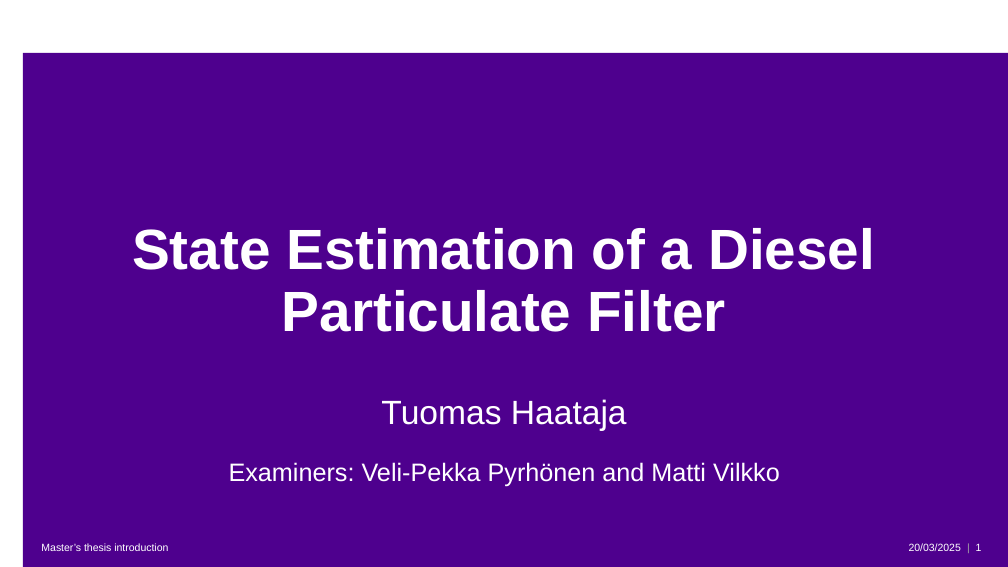
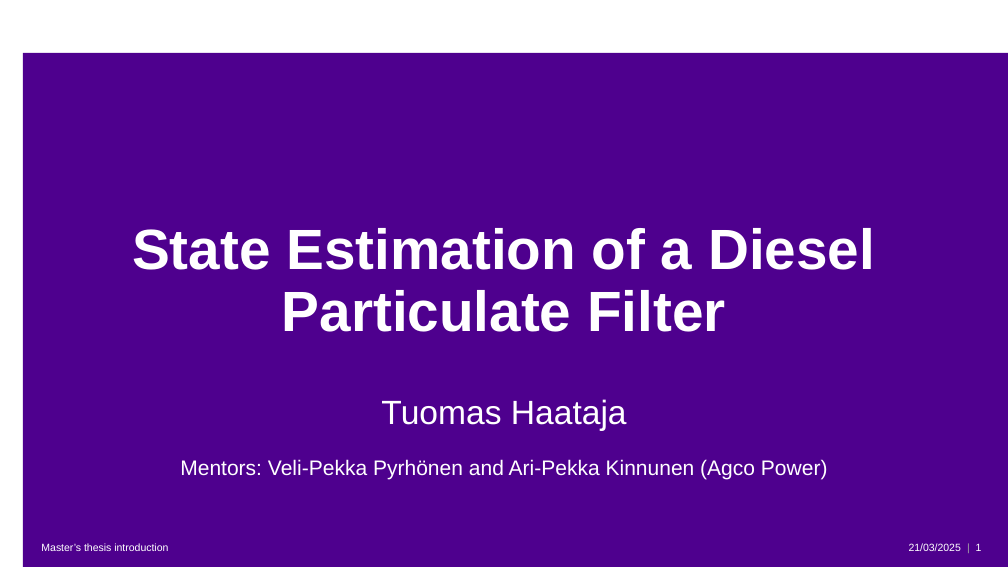
Before and after one commit to sheriffraato/diplomityo, a slide deck: slide 1 of Introduction21032025.pptx. Drawn at 1008x567 pixels with LibreOffice and Linux fonts; fonts in the diff are those of the drawing; background and template pictures are left out. Boxes give left, top, right and bottom in pixels: in the first picture for what was removed or moved away, otherwise in the second. Text is boxed around its words. In the diff, an @@ line names an element or a change of style, - is before the commit and + after.

```diff
--- a/Introduction21032025.pptx
+++ b/Introduction21032025.pptx
@@ subtitle at [180,459,828,479]: text changed; size 24 to 20 pt @@
-Examiners: Veli-Pekka Pyrhönen and Matti Vilkko
+Mentors: Veli-Pekka Pyrhönen and Ari-Pekka Kinnunen (Agco Power)
@@ text at [909,543,961,551]: text changed @@
-20/03/2025
+21/03/2025
```
Also in this commit, not shown: 3 other slides changed, 2 slides added, 5 other files.
